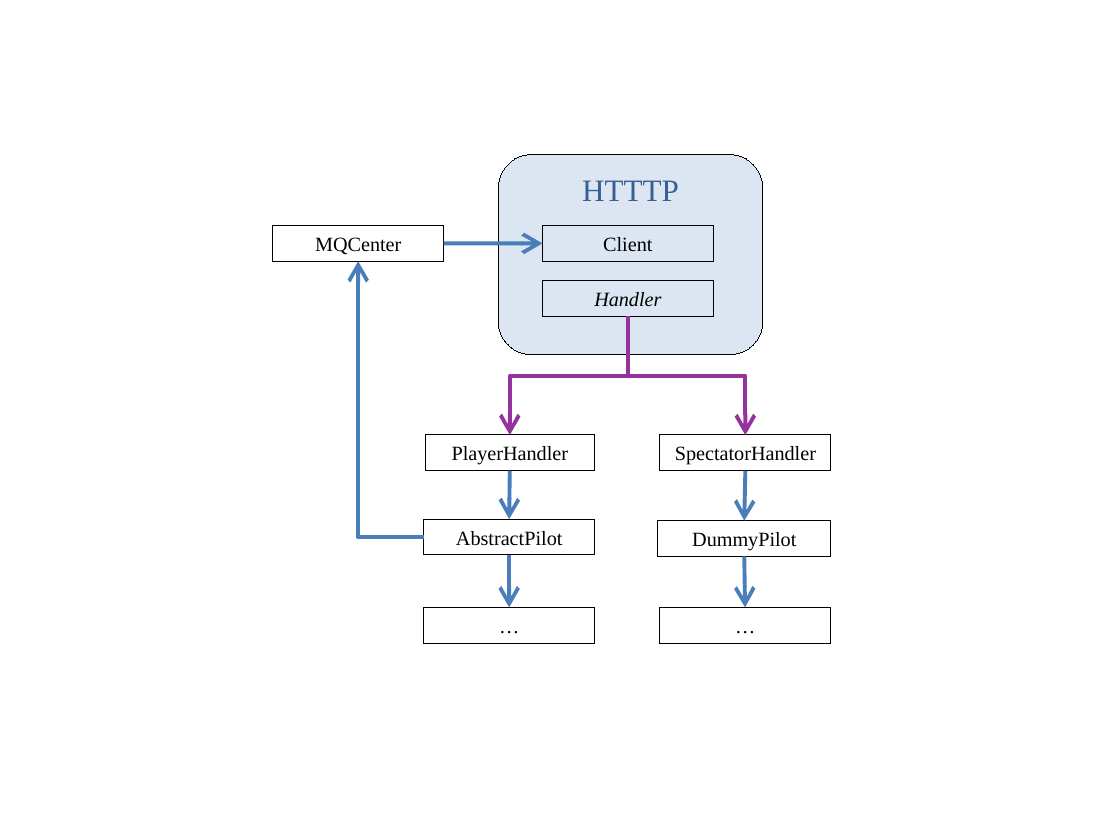
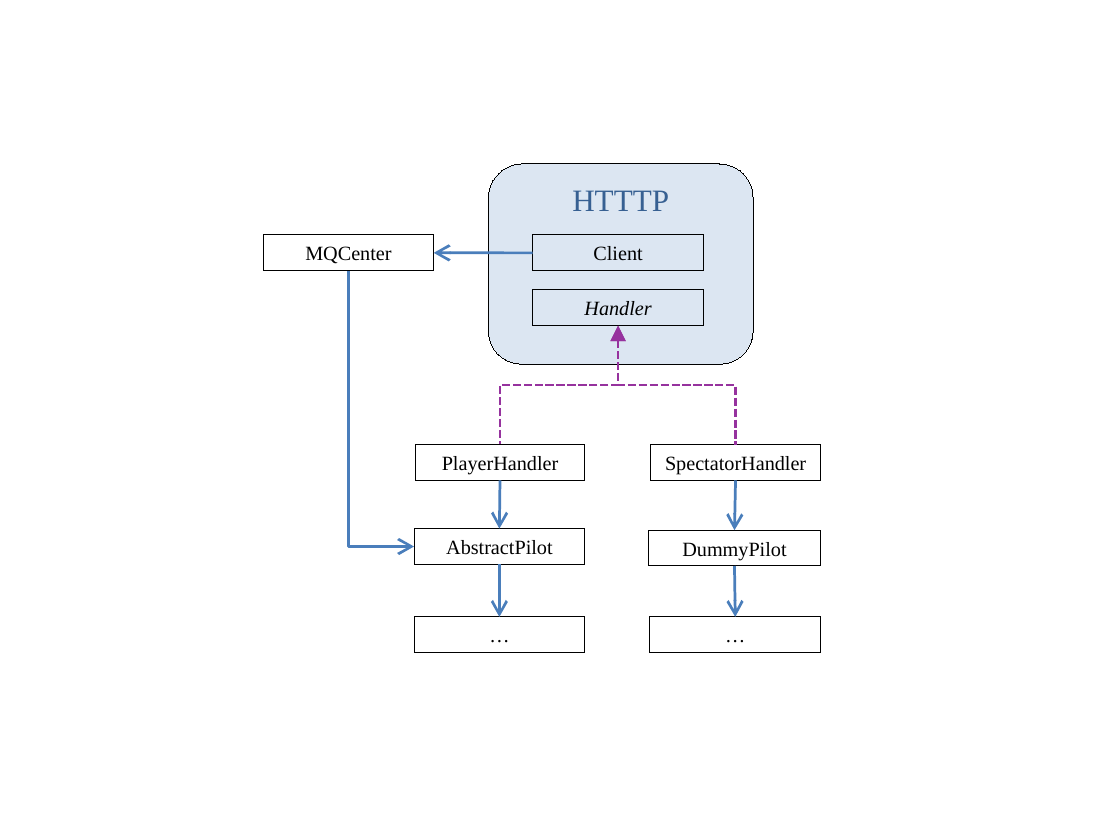
Before and after one commit to toonn/SilverSurfer, a slide deck: slide 2 of SilverSurferVerslag/Verslag demo 6/Klassendiagramma.pptx (slide 5 before the commit). Drawn at 1120x840 pixels with LibreOffice and Linux fonts; fonts in the diff are those of the drawing. Boxes give left, top, right and bottom in pixels: in the first picture for what was removed or moved away, otherwise in the second. Text is boxed around its words. In the diff, an @@ line names an element or a change of style, - is before the commit and + after.

```diff
--- a/SilverSurferVerslag/Verslag demo 6/Klassendiagramma.pptx
+++ b/SilverSurferVerslag/Verslag demo 6/Klassendiagramma.pptx
@@ arrow (433, 253) - (533, 253): stroke #4B7EBC 2.5 pt to #4B7EBC 1.75 pt; arrowheads changed @@
@@ elbow arrow (414, 547) - (348, 271): stroke #4B7EBC 2.5 pt to #4B7EBC 1.75 pt; arrowheads changed @@
@@ elbow arrow (618, 326) - (500, 445): stroke #96329E 2.5 pt to #96329E 1.75 pt dashed; arrowheads changed @@
@@ elbow arrow (618, 326) - (736, 445): stroke #96329E 2.5 pt to #96329E 1.75 pt dashed; arrowheads changed @@
@@ arrow (500, 480) - (500, 529): stroke #4B7EBC 2.5 pt to #4B7EBC 1.75 pt @@
@@ arrow (736, 480) - (735, 530): stroke #4B7EBC 2.5 pt to #4B7EBC 1.75 pt @@
@@ arrow (500, 564) - (500, 617): stroke #4B7EBC 2.5 pt to #4B7EBC 1.75 pt @@
@@ 9 rectangles, 5 arrows, 3 elbow arrows, 1 rounded rectangle: place and size @@
-9 rectangles, 5 arrows, 3 elbow arrows, 1 rounded rectangle at bbox=[273, 155, 831, 643]
+9 rectangles, 5 arrows, 3 elbow arrows, 1 rounded rectangle at bbox=[263, 164, 821, 653]
@@ arrow (735, 566) - (736, 617): stroke #4B7EBC 2.5 pt to #4B7EBC 1.75 pt @@
```
Also in this commit, not shown: 2 other slides changed, 4 slides removed, 5 other files.
